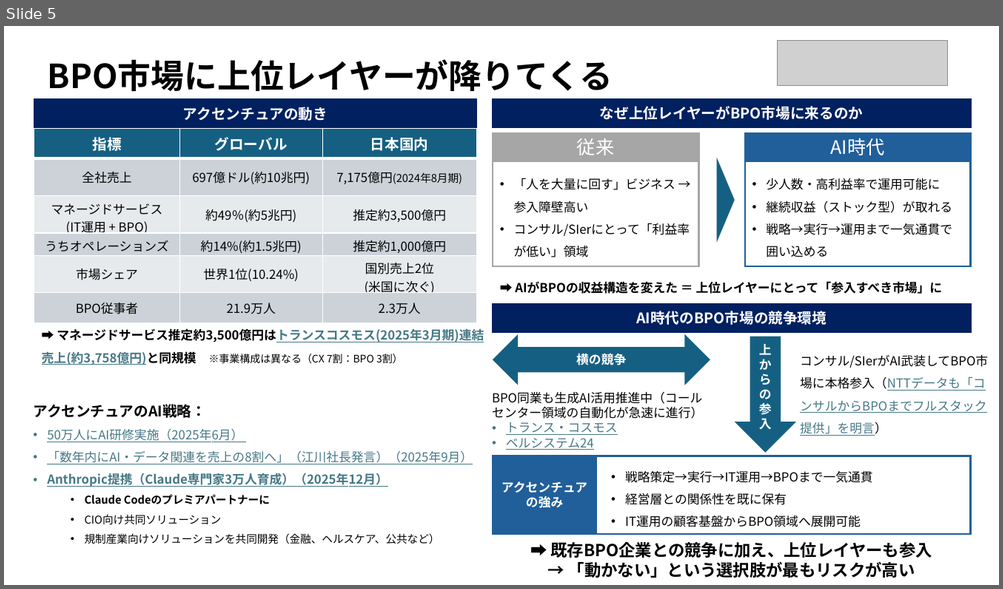
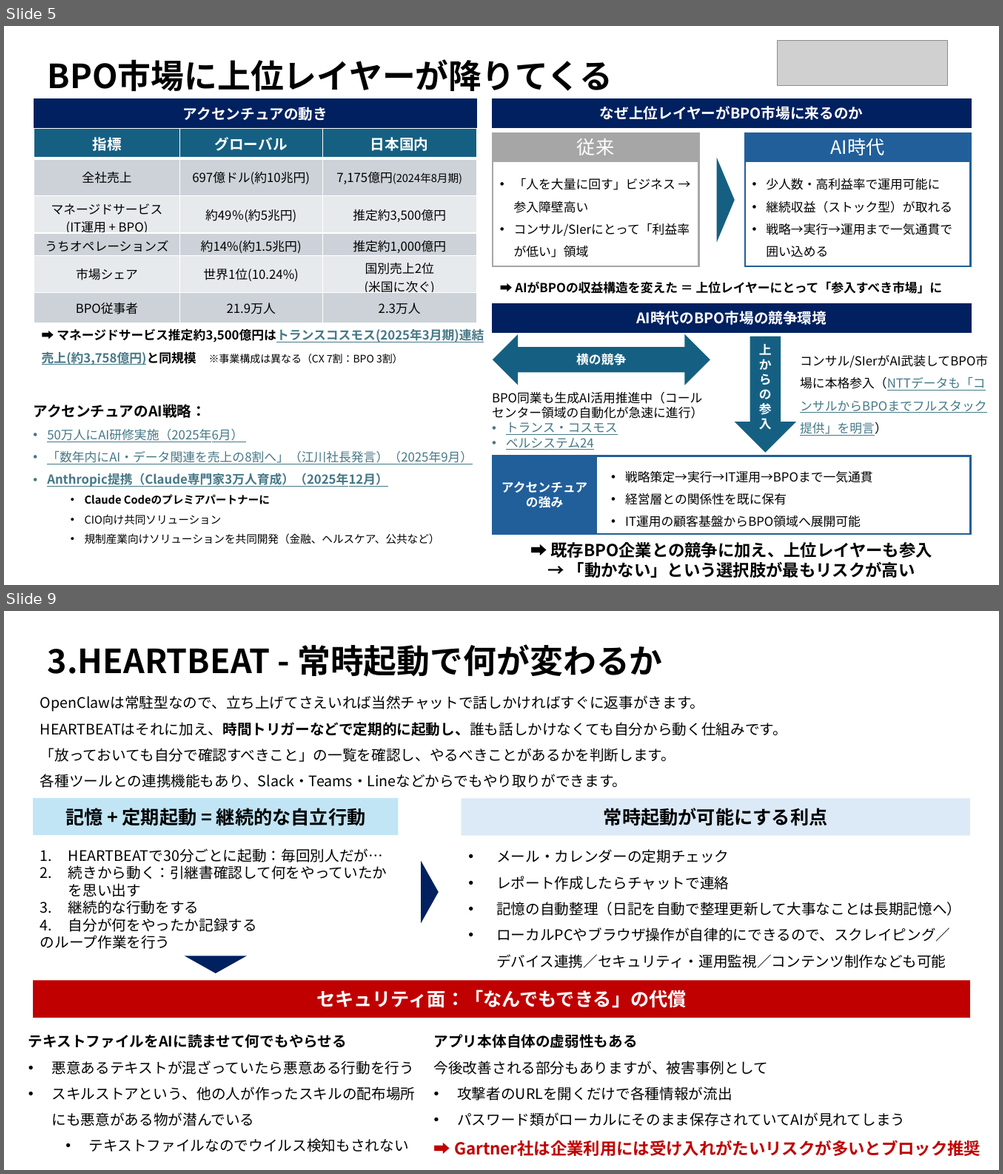
Before and after one commit to haits812/skills, a slide deck: プレゼンテーション1.pptx. Shown one above the other, each under a label of ours: slide 5 before the commit, slides 5 and 9 after it; the slides between them are not shown. The pictures are 1003x589 and 1003x1174 pixels, drawn with LibreOffice and Linux fonts; fonts in the diff are those of the drawing; grey boxes stand for pictures. Boxes give left, top, right and bottom in pixels: in the first picture for what was removed or moved away, otherwise in the second. Text is boxed around its words. In the diff, an @@ line names an element or a change of style, - is before the commit and + after.

```diff
--- a/プレゼンテーション1.pptx
+++ b/プレゼンテーション1.pptx
@@ slide 9 added at (4, 611, 999, 1170), background #FFFFFF @@
@@ text added at (48, 644, 662, 677), 32 pt, text #000000, bold @@
+3.HEARTBEAT - 常時起動で何が変わるか
@@ text added at (40, 695, 787, 788), 14 pt, text #000000 @@
+OpenClawは常駐型なので、立ち上げてさえいれば当然チャットで話しかければすぐに返事がきます。
+HEARTBEATはそれに加え、時間トリガーなどで定期的に起動し、誰も話しかけなくても自分から動く仕組みです。
+「放っておいても自分で確認すべきこと」の一覧を確認し、やるべきことがあるかを判断します。
+各種ツールとの連携機能もあり、Slack・Teams・Lineなどからでもやり取りができます。
@@ rectangle added at (33, 798, 398, 835), fill #C1E5F5, 18 pt, text #000000, bold @@
+記憶 + 定期起動 = 継続的な自立行動
@@ rectangle added at (461, 798, 970, 835), fill #DCEAF7, 18 pt, text #000000, bold @@
+常時起動が可能にする利点
@@ text added at (40, 849, 387, 949), 14 pt, text #000000 @@
+1. HEARTBEATで30分ごとに起動：毎回別人だが…
+2. 続きから動く：引継書確認して何をやっていたかを思い出す
+3. 継続的な行動をする
+4. 自分が何をやったか記録する
+のループ作業を行う
@@ text added at (496, 849, 961, 968), 14 pt, text #000000 @@
+• メール・カレンダーの定期チェック
+• レポート作成したらチャットで連絡
+• 記憶の自動整理（日記を自動で整理更新して大事なことは長期記憶へ）
+• ローカルPCやブラウザ操作が自律的にできるので、スクレイピング／デバイス連携／セキュリティ・運用監視／コンテンツ制作なども可能
@@ triangle added at (421, 860, 438, 923), fill #002060 @@
@@ triangle added at (185, 957, 247, 974), fill #002060 @@
@@ rectangle added at (33, 981, 970, 1019), fill #C00000, 18 pt, text #FFFFFF, bold @@
+セキュリティ面：「なんでもできる」の代償
@@ text added at (28, 1034, 415, 1153), 14 pt, text #000000 @@
+テキストファイルをAIに読ませて何でもやらせる
+• 悪意あるテキストが混ざっていたら悪意ある行動を行う
+• スキルストアという、他の人が作ったスキルの配布場所にも悪意がある物が潜んでいる
+  • テキストファイルなのでウイルス検知もされない
@@ text added at (434, 1034, 980, 1156), 14 pt, text #000000 @@
+アプリ本体自体の虚弱性もある
+今後改善される部分もありますが、被害事例として
+• 攻撃者のURLを開くだけで各種情報が流出
+• パスワード類がローカルにそのまま保存されていてAIが見れてしまう
+➡ Gartner社は企業利用には受け入れがたいリスクが多いとブロック推奨
```
Also in this commit, not shown: 5 other slides added.
